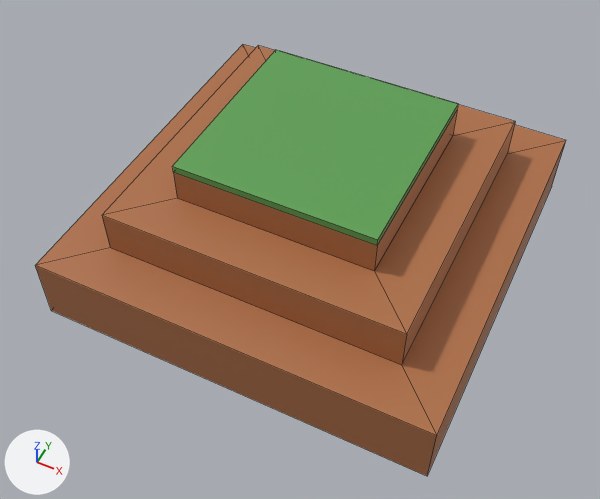
Two versions of the FBX model CrazyGamesJam24-Unity/Assets/_CrazyGames24/TimPrototype/SM_Env_Tile.fbx, one commit apart.
Rendered twice from a 50 mm lens placed at (25.1, -54.5, 50.8), pointed at (0.1, -4.7, -11.5). The axes (+X, +Y, +Z) are drawn at lower left. The lights are the same throughout. Mesh edges are drawn as thin lines.

Objects in the first picture: 'SM_Env_Tile'.
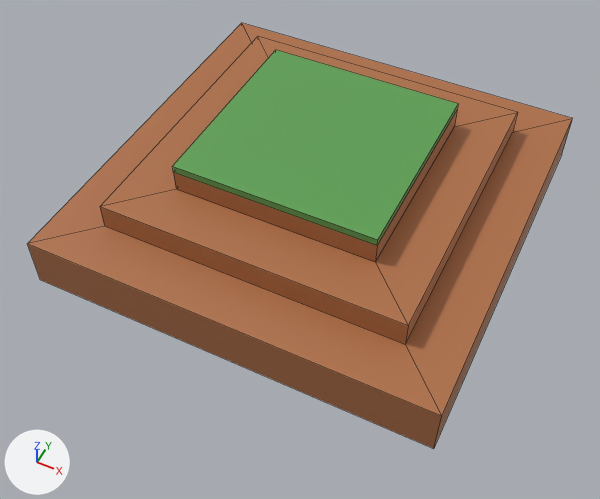
The change, as a diff of the scene's bpy script:
```diff
--- a/CrazyGamesJam24-Unity/Assets/_CrazyGames24/TimPrototype/SM_Env_Tile.fbx.py
+++ b/CrazyGamesJam24-Unity/Assets/_CrazyGames24/TimPrototype/SM_Env_Tile.fbx.py
@@ me_sm_env_tile @@
 me_sm_env_tile.from_pydata(...)  # 28 vertices, 25 faces; spans x -20.0..20.0, y -20.0..20.0, z -15.4..0.0
 # used by ob_sm_env_tile; location = (0.0, 0.0, 0.0)
+# me_sm_env_tile part 1: all 8 vertices in x -15.0..15.0, y -15.0..15.0, z -4.1 are moved by (0.0, 0.0, 1.2)
+# me_sm_env_tile part 2: all 8 vertices in x -20.0..20.0, y -20.0..20.0, z -8.5 are moved by (0.0, 0.0, 3.0)
+# me_sm_env_tile part 3: all 4 vertices in x -20.0..20.0, y -20.0..20.0, z -15.4 are moved by (0.0, 0.0, 4.8)
 me_sm_env_tile.materials.append(mat_m_green_02)
```

Pixel boxes (x1, y1, x2, y2) of what changed, in the pictures (600 x 499 px; the box of a moved part takes in the faces that stretch with it):
'SM_Env_Tile', reshaped: before (35, 44, 566, 476); after (27, 23, 573, 449)
part 1 of me_sm_env_tile, moved or reshaped: before (102, 45, 515, 334); after (100, 37, 518, 326)
part 2 of me_sm_env_tile, moved or reshaped: before (35, 44, 566, 436); after (28, 23, 573, 416)
part 3 of me_sm_env_tile, moved or reshaped: before (35, 141, 566, 476); after (27, 121, 572, 449)
